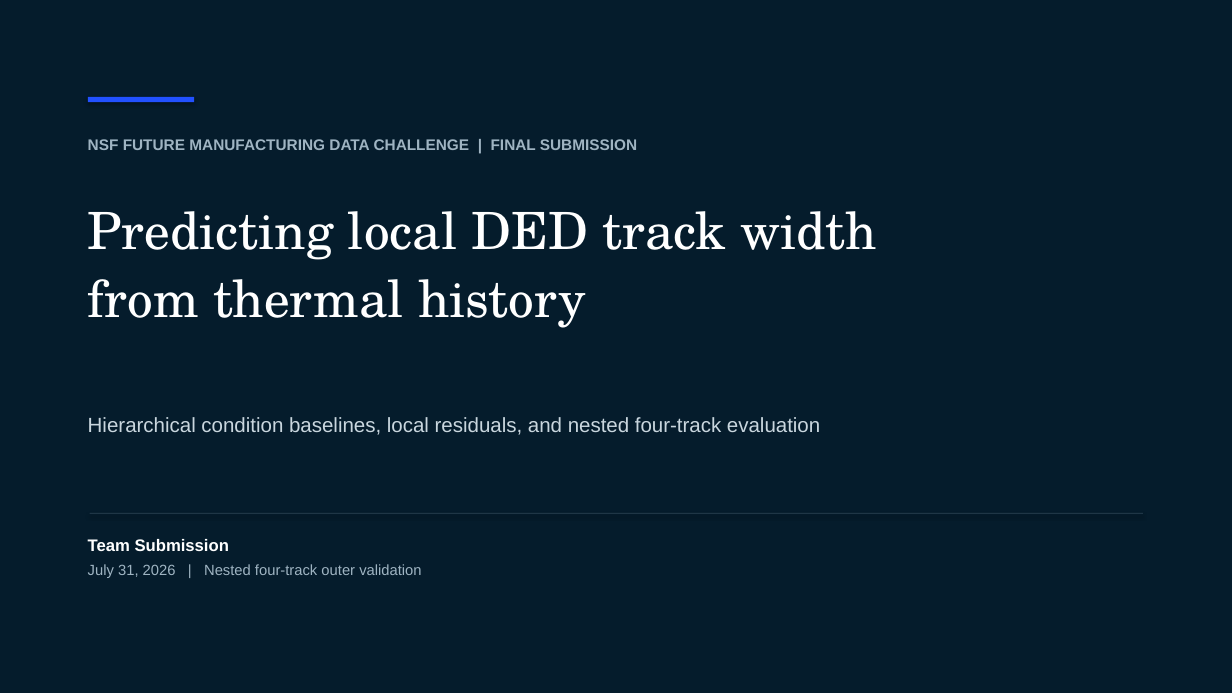
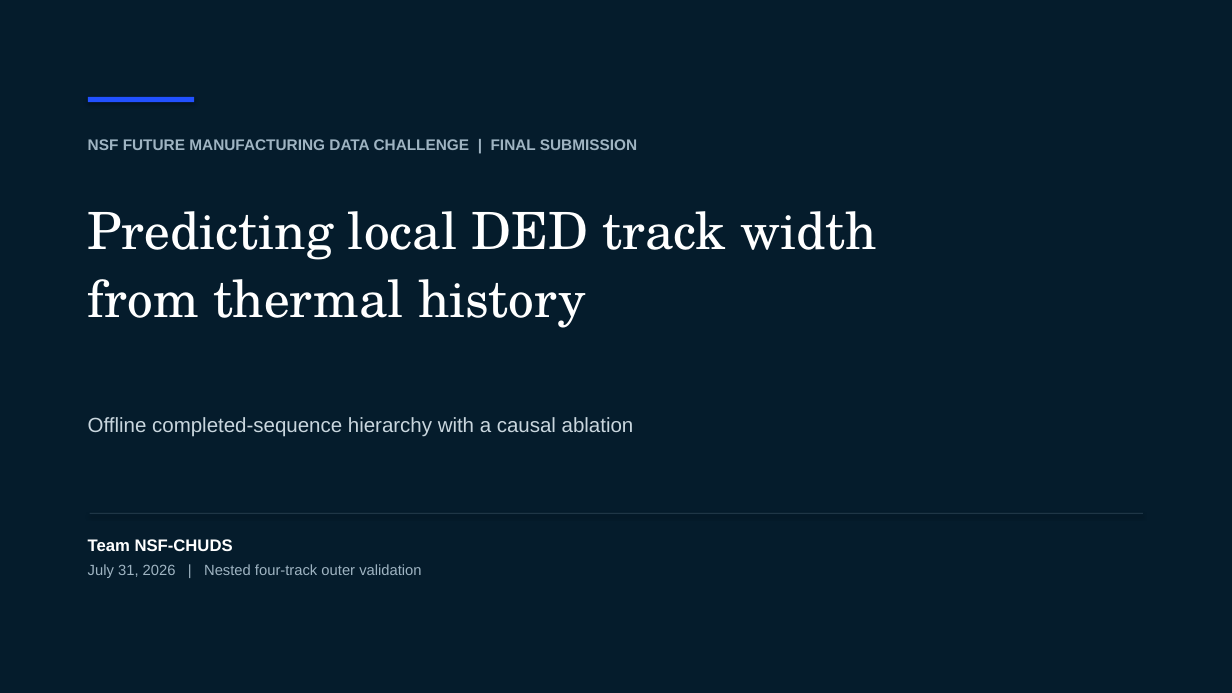
Before and after one commit to alphons3t/nsf-chuds, a slide deck: slide 1 of deliverables/presentation/FMRG_Final_Submission_Audited.pptx. Drawn at 1232x693 pixels with LibreOffice and Linux fonts; fonts in the diff are those of the drawing. Boxes give left, top, right and bottom in pixels: in the first picture for what was removed or moved away, otherwise in the second. Text is boxed around its words. In the diff, an @@ line names an element or a change of style, - is before the commit and + after.

```diff
--- a/deliverables/presentation/FMRG_Final_Submission_Audited.pptx
+++ b/deliverables/presentation/FMRG_Final_Submission_Audited.pptx
@@ text at (x1=88, y1=417, x2=634, y2=437): text changed @@
-Hierarchical condition baselines, local residuals, and nested four-track evaluation
+Offline completed-sequence hierarchy with a causal ablation
@@ text at (x1=88, y1=539, x2=233, y2=551): text changed @@
-Team Submission
+Team NSF-CHUDS
```
Also in this commit, not shown: 9 other slides changed, 34 other files.
